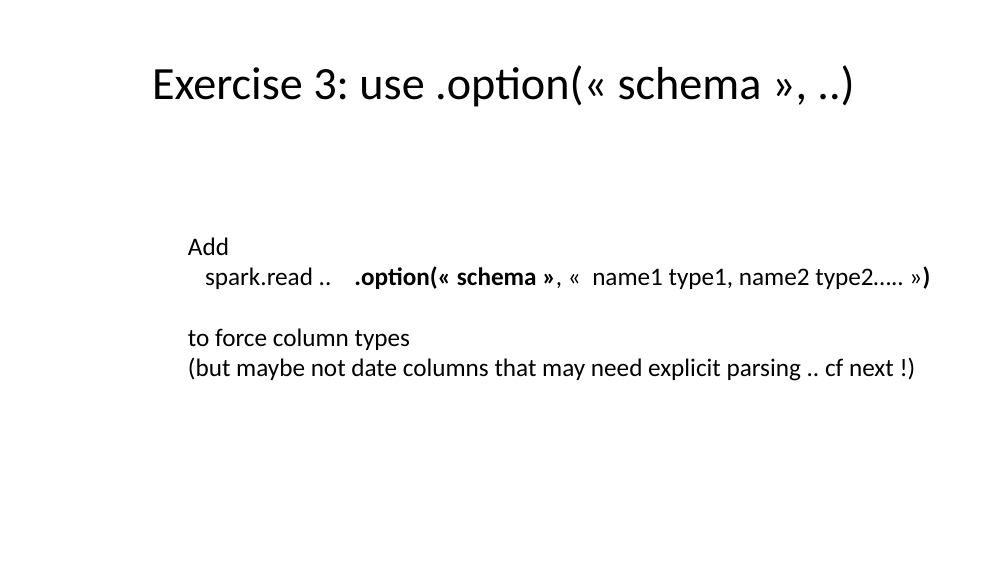
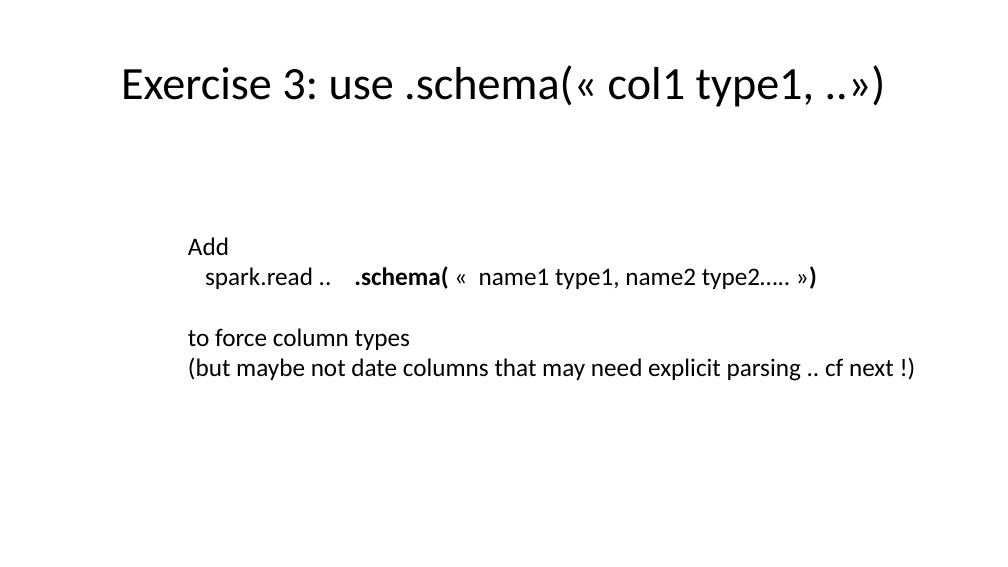
Before and after one commit to Arnaud-Nauwynck/presentations, a slide deck: slide 15 of pres-bigdata/Course-2022-Spark/BigData-Spark-TD2.pptx. Drawn at 1008x567 pixels with LibreOffice and Linux fonts; fonts in the diff are those of the drawing. Boxes give left, top, right and bottom in pixels: in the first picture for what was removed or moved away, otherwise in the second. Text is boxed around its words. In the diff, an @@ line names an element or a change of style, - is before the commit and + after.

```diff
--- a/pres-bigdata/Course-2022-Spark/BigData-Spark-TD2.pptx
+++ b/pres-bigdata/Course-2022-Spark/BigData-Spark-TD2.pptx
@@ title at bbox=[121, 65, 814, 107]: text changed @@
-Exercise 3: use .option(« schema », ..)
+Exercise 3: use .schema(« col1 type1, ..»)
@@ text at bbox=[188, 237, 790, 289]: text changed @@
-Add
-spark.read .. .option(« schema », « name1 type1, name2 type2….. »)
+Add
+spark.read .. .schema( « name1 type1, name2 type2….. »)
```
Also in this commit, not shown: 14 other files.
